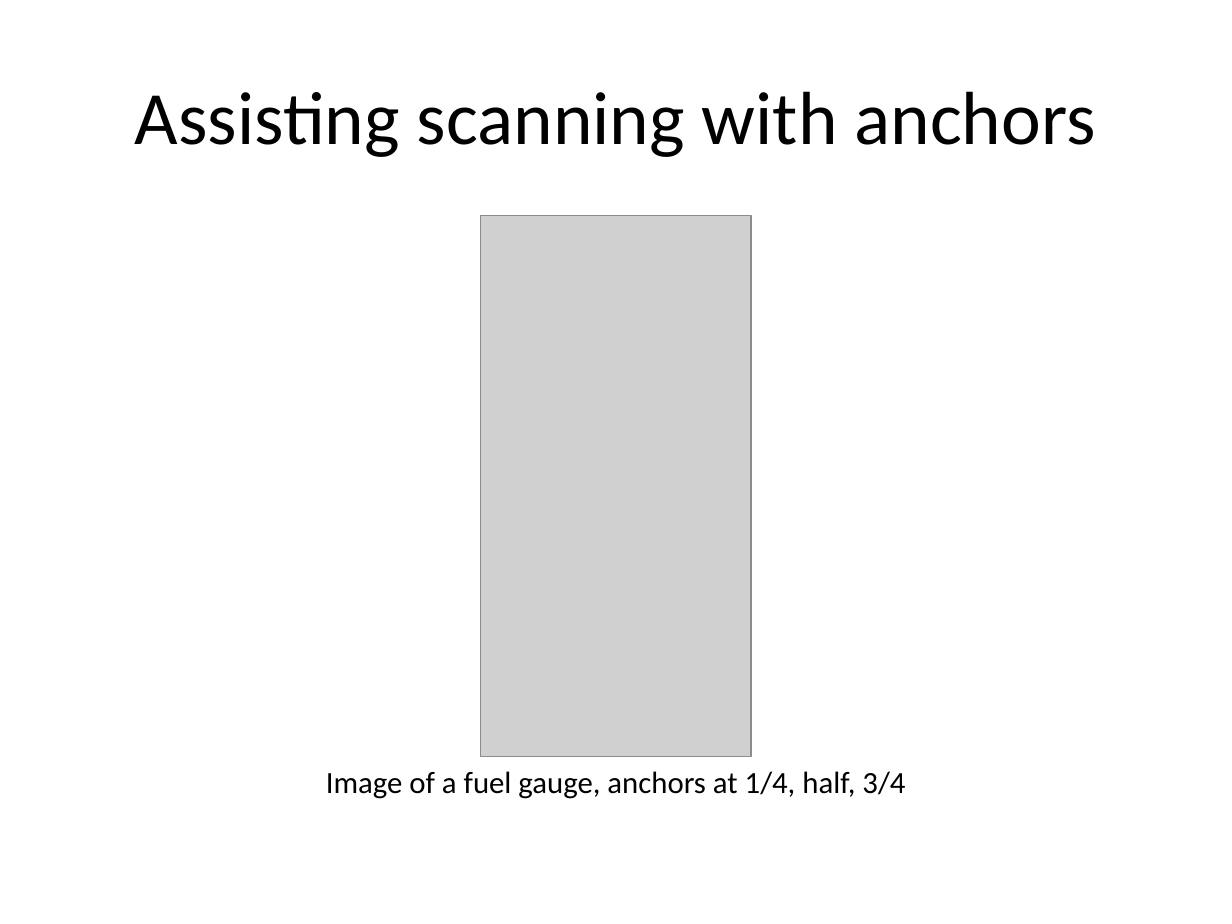
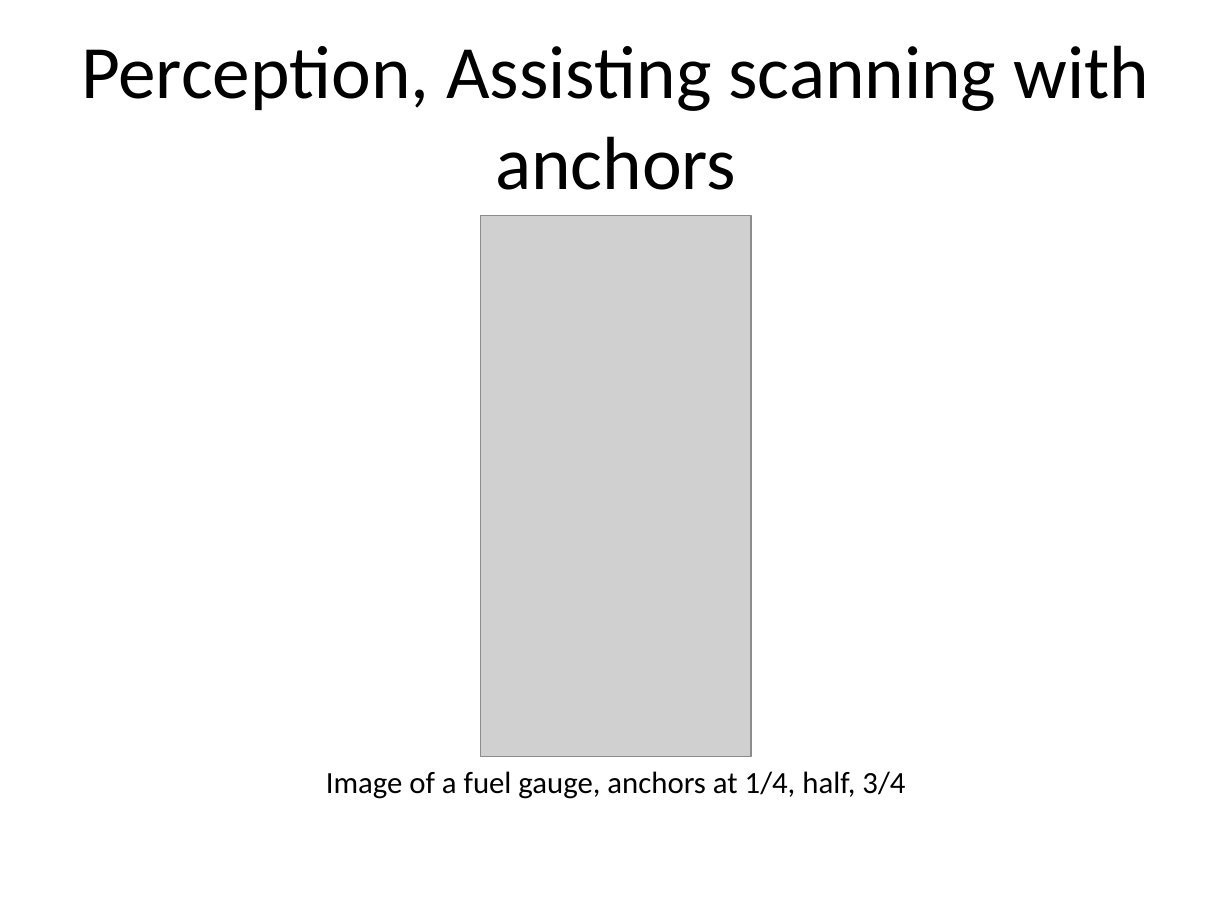
Before and after one commit to pmean/data-visualization, a slide deck: slide 39 of data-viz-02/src/v02-complete-lecture.pptx (slide 37 before the commit). Drawn at 1232x924 pixels with LibreOffice and Linux fonts; fonts in the diff are those of the drawing; grey boxes stand for pictures. Boxes give left, top, right and bottom in pixels: in the first picture for what was removed or moved away, otherwise in the second. Text is boxed around its words. In the diff, an @@ line names an element or a change of style, - is before the commit and + after.

```diff
--- a/data-viz-02/src/v02-complete-lecture.pptx
+++ b/data-viz-02/src/v02-complete-lecture.pptx
@@ title at bbox=[81, 45, 1149, 190]: text changed @@
-Assisting scanning with anchors
+Perception, Assisting scanning with anchors
```
Also in this commit, not shown: 88 other slides changed, 15 slides added, 2 slides removed, 20 other files.
